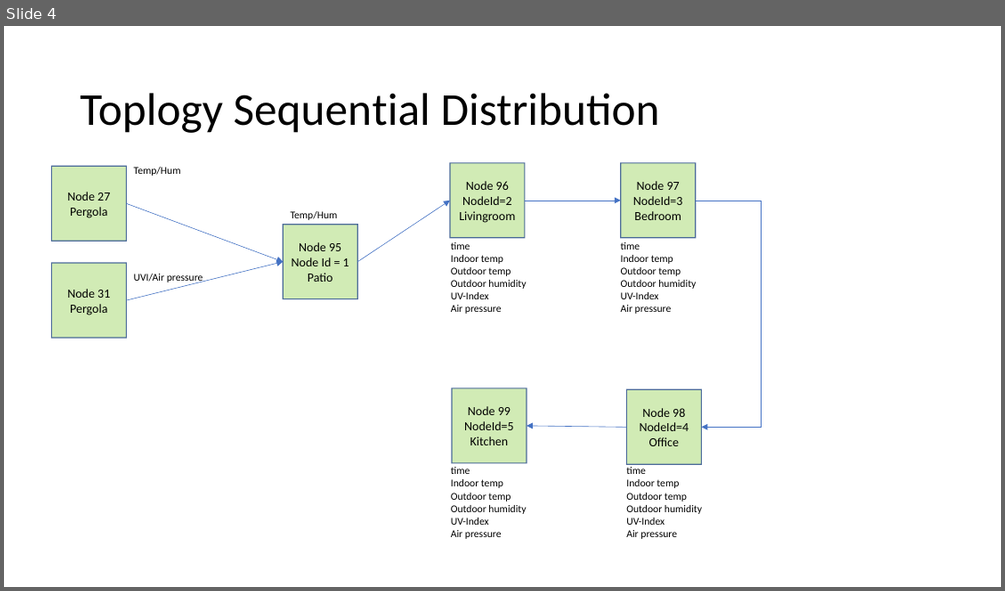
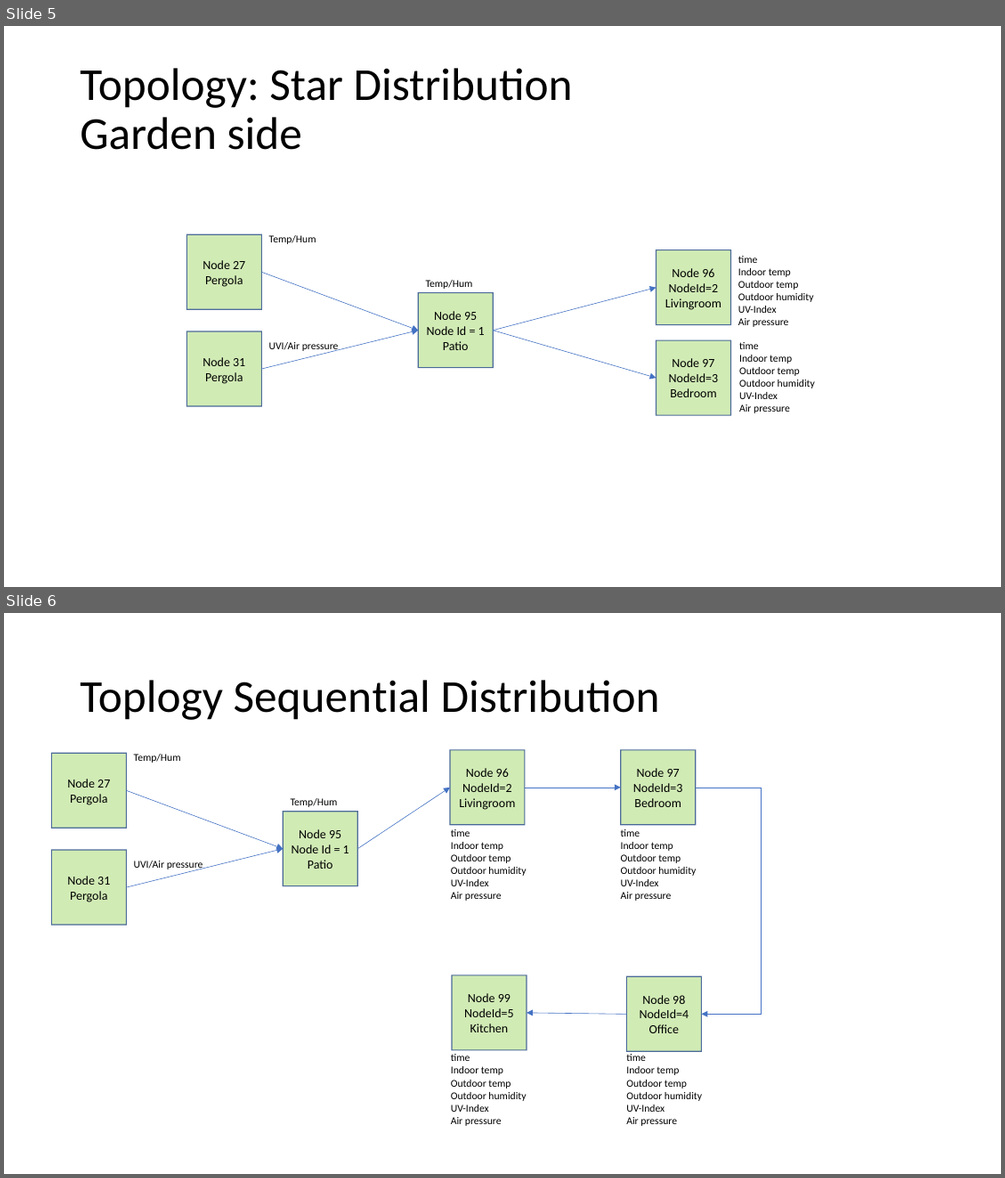
Before and after one commit to ollejoha/SevenSegmentClockNrf_2021, a slide deck: Documentation/ClockNet.pptx. Shown one above the other, each under a label of ours: slide 4 before the commit, slides 5 and 6 after it. The pictures are 1005x591 and 1005x1178 pixels, drawn with LibreOffice and Linux fonts; fonts in the diff are those of the drawing. Boxes give left, top, right and bottom in pixels: in the first picture for what was removed or moved away, otherwise in the second. Text is boxed around its words. In the diff, an @@ line names an element or a change of style, - is before the commit and + after.

```diff
--- a/Documentation/ClockNet.pptx
+++ b/Documentation/ClockNet.pptx
@@ slide 5 added at [4,26,1001,587], background #FFFFFF @@
@@ title added at [80,68,573,150], 44 pt, text #000000 @@
+Topology: Star Distribution
+Garden side
@@ rectangle added at [187,234,262,309], fill #92D050 at 42% opacity, outline #325491 1 pt, 12 pt, text #000000 @@
+Node 27
+Pergola
@@ text added at [269,235,316,244], 10 pt, text #000000 @@
+Temp/Hum
@@ rectangle added at [656,250,731,325], fill #92D050 at 42% opacity, outline #325491 1 pt, 12 pt, text #000000 @@
+Node 96
+NodeId=2
+Livingroom
@@ text added at [738,256,813,327], 10 pt, text #000000 @@
+time
+Indoor temp
+Outdoor temp
+Outdoor humidity
+UV-Index
+Air pressure
@@ arrow added from (262, 272) to (418, 330), #4472C4 0.5 pt @@
@@ text added at [426,280,473,289], 10 pt, text #000000 @@
+Temp/Hum
@@ arrow added from (493, 330) to (656, 288), #4472C4 0.5 pt @@
@@ rectangle added at [418,293,493,368], fill #92D050 at 42% opacity, outline #325491 1 pt, 12 pt, text #000000 @@
+Node 95
+Node Id = 1
+Patio
@@ rectangle added at [187,331,262,406], fill #92D050 at 42% opacity, outline #325491 1 pt, 12 pt, text #000000 @@
+Node 31
+Pergola
@@ arrow added from (262, 369) to (418, 330), #4472C4 0.5 pt @@
@@ text added at [269,342,339,352], 10 pt, text #000000 @@
+UVI/Air pressure
@@ arrow added from (493, 330) to (656, 378), #4472C4 0.5 pt @@
@@ rectangle added at [656,340,731,415], fill #92D050 at 42% opacity, outline #325491 1 pt, 12 pt, text #000000 @@
+Node 97
+NodeId=3
+Bedroom
@@ text added at [739,342,815,413], 10 pt, text #000000 @@
+time
+Indoor temp
+Outdoor temp
+Outdoor humidity
+UV-Index
+Air pressure
@@ what was slide 4 is now slide 6 @@
```
Also in this commit, not shown: 1 slide changed, 1 other slide added, 2 other files.
